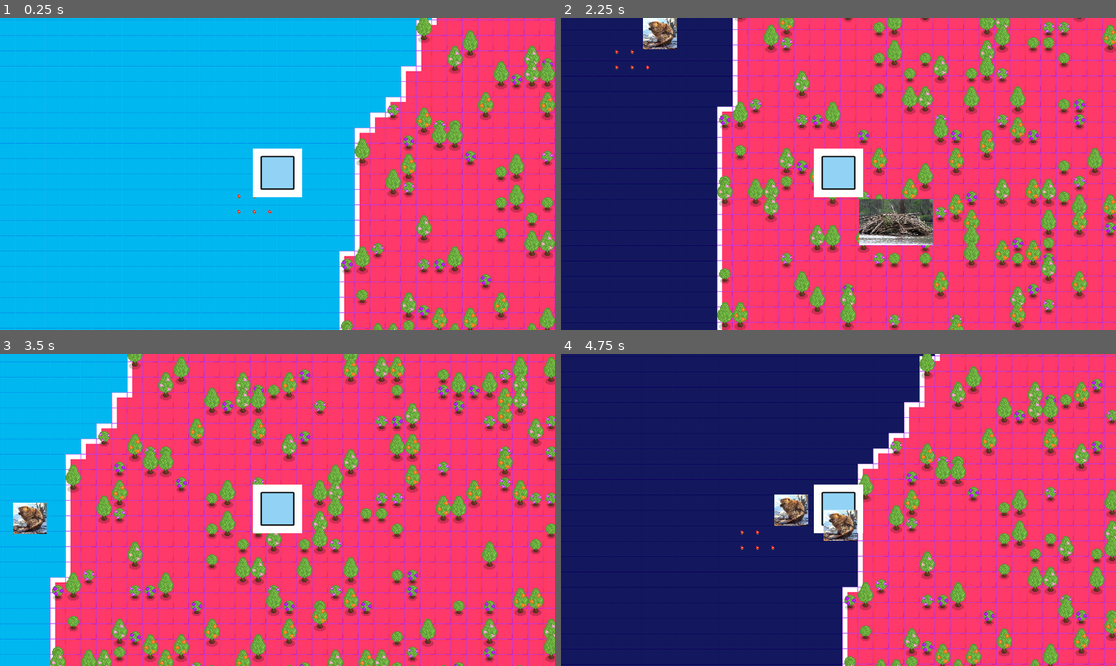
Above: before the commit, frames 1-4 (two rows, left to right).
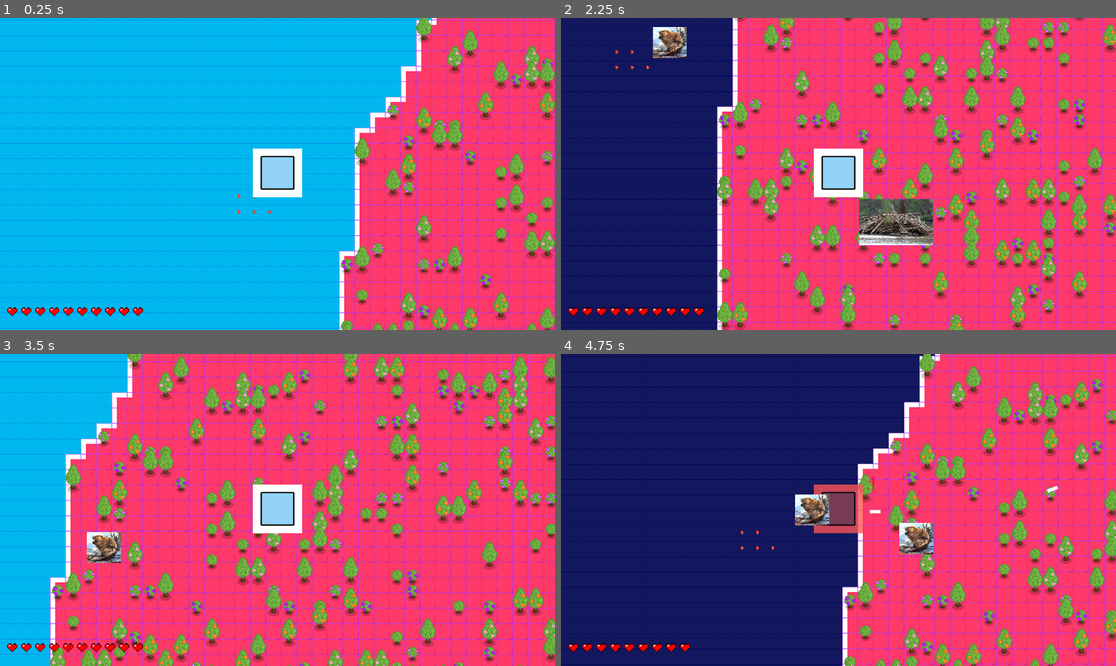
Above: after the commit, the same moments.

Repository: jharroff/CS3-CapstoneProject
Game: Godot game, scene res://Viewport/Main.tscn
Two runs of this game, one before a commit and one after it. Both use one fixed random seed, a clock stepped at 60 frames per second and the inputs below.
Inputs:
- Up to frame 1 (0.25 s): no input
- Up to frame 2 (2.25 s): hold D (move_right) 0.53-1.28 s; hold S (move_down) 1.28-2.03 s; hold D (move_right) from 2.03 s (still down)
- Up to frame 3 (3.5 s): release D (move_right) at 2.78 s; hold W (move_up) from 2.78 s (still down)
- Up to frame 4 (4.75 s): release W (move_up) at 3.53 s; hold A (move_left) from 3.53 s (still down)

The runs differ from the first frame. In frame 1, 0.4% of the frame differs, in the area x 1-26%, y 92-96%; in frame 2, 1.3%; in frame 3, 1.6%; in frame 4, 3.2%, in the area x 1-90%, y 39-96%.

Commit message:
Enemy attacks (#36)
* Created health hearts

* Created basic player damage and health bar

* Added basic ranged and melee attacks and attacks dictionary

* Begun to add multiple attack options

* Added weighted attacks

* Rotated projectile towards target

* Added projectile documentation

* Added damage taken indicator

* Added in basic default attacks

* Fixed heatlh change colors

* Fixed health bar

Removed the individual heart scene and rearranged the nodes into a new health bar scene and folder

* Removed projectile sprite

Temporarily removed the JSON link to the projectile sprite until an actual asset is created

Diff:
--- /dev/null
+++ b/Enemy/Attacks/RangedObject.tscn
@@ -0,0 +1,27 @@
+[gd_scene load_steps=3 format=3 uid="uid://fvx6bensmp67"]
+
+[ext_resource type="Script" path="res://Enemy/Attacks/ranged_object.gd" id="1_3dbaj"]
+
+[sub_resource type="RectangleShape2D" id="RectangleShape2D_6lyeq"]
+size = Vector2(50, 50)
+
+[node name="RangedObject" type="Area2D"]
+collision_layer = 16
+collision_mask = 2
+script = ExtResource("1_3dbaj")
+
+[node name="CollisionShape2D" type="CollisionShape2D" parent="."]
+shape = SubResource("RectangleShape2D_6lyeq")
+
+[node name="ColorRect" type="ColorRect" parent="."]
+offset_right = 22.0
+offset_bottom = 7.0
+
+[node name="TimeOut" type="Timer" parent="."]
+
+[node name="Sprite2D" type="Sprite2D" parent="."]
+visible = false
+
+[connection signal="area_entered" from="." to="." method="_on_area_entered"]
+[connection signal="body_entered" from="." to="." method="_on_body_entered"]
+[connection signal="timeout" from="TimeOut" to="." method="_on_time_out_timeout"]
--- /dev/null
+++ b/Enemy/Attacks/attacks.json
@@ -0,0 +1,37 @@
+{
+	"laser_eye":{
+		"type":"ranged",
+		"cooldown":1.5,
+		"speed":300,
+		"damage":1,
+		"lifetime":3,
+		"radius":200,
+		"projectileSprite":"",
+		"projectileSize":[25,15],
+		"durability":3
+	},
+	"claw":{
+		"type":"melee",
+		"cooldown":1,
+		"damage":1,
+		"radius":75
+	},
+	"claw_advanced":{
+		"type":"melee",
+		"cooldown":4,
+		"damage":5,
+		"radius":75
+	},
+	"bite":{
+		"type":"melee",
+		"cooldown":1,
+		"damage":2,
+		"radius":75
+	},
+		"basic_beaver":{
+		"type":"melee",
+		"cooldown":2,
+		"damage":1,
+		"radius":75
+	},
+}
--- /dev/null
+++ b/Enemy/Attacks/ranged_object.gd
@@ -0,0 +1,35 @@
+extends Area2D
+
+
+var _direction: Vector2 # Direction headed
+var _speed: float
+var _timeOut # Duration on screen before queue_free()
+var _damage
+var _target # position of target headed towards
+var _durability
+func _ready():
+	$TimeOut.wait_time=_timeOut # Sets and starts timeout timer
+	$TimeOut.start()
+
+	look_at(_target) # Rotates towards target
+
+func _physics_process(delta: float) -> void: # Moves towards target
+	position+=_direction*_speed*delta
+
+func _on_body_entered(body: Node2D) -> void: # If it hits the player cause damage and then disappear
+	global.player.damage(_damage)
+	_durability-=1
+	if _durability <=0:
+		queue_free()
+
+func generateProjectile(direction:  Vector2, playerPos: Vector2, speed: float, lifetime: float, texture: String, collisionSize: Vector2,damage: float, durability: float):
+	_direction = direction
+	_target = playerPos
+	_speed = speed
+	_timeOut = lifetime
+	$Sprite2D.texture=load(texture)
+	$CollisionShape2D.shape.size = collisionSize
+	_damage = damage
+	_durability = durability
+func _on_time_out_timeout() -> void:
+	queue_free()
--- a/Enemy/Enemy.gd
+++ b/Enemy/Enemy.gd
@@ -1,20 +1,28 @@
 extends CharacterBody2D
 
-var _enemyData = {}
-var _speed
-var _movementType
+var _enemyData = {} # All JSON data on the enemy types
+var _enemyType # The type of enemy
+var _speed # The speed at which the enemy moves
+var _movementType # The type of movment the enemy has
 var _target = Vector2(0, 0)
 var _startingHealth
 var _hybrid = false
 var _player
 
+# Loads in the enemy types #  ###NOTE FOR LATER: Move this when we implement JSON script
 var _resourceJSONPath = "res://Enemy/enemyTypes.json"
 var _resourceJSONText = FileAccess.get_file_as_string(_resourceJSONPath)
 var _resouceJSON = JSON.parse_string(_resourceJSONText)
 
+@onready var _raycast = $AttackRaycast # The raycast object uses to find the fasest path to the player
+@onready var _rangedObject = preload("res://Enemy/Attacks/RangedObject.tscn") # The ranged object scene
+var _queuedAttack # The next attack to be used
+var _nearPlayer = false # If the player is within the attack radius
+
 func _ready():
 	_enemyData = _resouceJSON
-	_update("beaver") #choose animal from json file
+	_update("penguin") #choose animal from json file
+	_loadNextAttack() # Loads in the first attack
 
 func _physics_process(delta):
 	#changes target and specifies hybrid
@@ -32,6 +40,9 @@
 	_speed = _enemyData[x]["speed"]
 	_movementType = _enemyData[x]["movement"]
 	_startingHealth = _enemyData[x]["health"]
+	_enemyType = _enemyData[x]
+
+
 
 func _on_area_2d_body_entered(body: Node2D) -> void:
 	if _hybrid:
@@ -39,3 +50,41 @@
 func _on_area_2d_body_exited(body: Node2D) -> void:
 	if _hybrid:
 		_movementType = "baseFocused"
+
+
+func _attack(_attackData): # The function to attack the player ###Base attacking could be built off of this later
+	$AttackCooldown.wait_time = _attackData["cooldown"] # Sets the cooldown timer
+	$AttackCooldown.start() # Starts the cooldown timer
+	_raycast.target_position = to_local(global.player.position) # Points the raycast towards the player
+	if _attackData["type"] == "ranged": # If a ranged attack set up and adopt a projectile instance
+		var projectile = _rangedObject.instantiate()
+		var _direction = (_raycast.target_position).normalized()
+		var _playerPosition = global.player.position
+		var _speed = _attackData["speed"]
+		var _lifetime = _attackData["lifetime"]
+		var _damage = _attackData["damage"]
+		var _texture = _attackData["projectileSprite"]
+		var _size = Vector2(_attackData["projectileSize"][0],_attackData["projectileSize"][1])
+		var _durability = _attackData["durability"]
+		projectile.generateProjectile(_direction,_playerPosition,_speed,_lifetime,_texture,_size,_damage,_durability)
+		add_child(projectile)
+	elif _attackData["type"] == "melee": # If a melee attack, cause the player a set amount of damage
+		global.player.damage(_attackData["damage"])
+	_loadNextAttack() # Preloads in the next attack
+
+func _loadNextAttack(): # Prepared the next attacks values
+	_queuedAttack = global.attackTypes[utils.randWeightedFromDict(_enemyType["attacks"])] # Randomly chooses a weigted attack
+	$AttackRadius/CollisionShape2D.shape.radius = _queuedAttack["radius"] # Sets the attack reach ranges
+
+func _on_attack_radius_body_entered(body: Node2D) -> void: # When the player enteres the attack area, cause an attack
+	_nearPlayer = true
+	if $AttackCooldown.is_stopped():
+		_attack(_queuedAttack)
+
+func _on_attack_radius_body_exited(body: Node2D) -> void: # If the player leaves the area, then set the _nearPlayer variable
+	_nearPlayer = false
+
+func _on_attack_cooldown_timeout() -> void: # When the attack has cooled down check to see if near player, and then attack again
+	if _nearPlayer:
+		_loadNextAttack()
+		_attack(_queuedAttack)
--- a/Enemy/Enemy.tscn
+++ b/Enemy/Enemy.tscn
@@ -9,6 +9,9 @@
 
 [sub_resource type="CircleShape2D" id="CircleShape2D_2iqhj"]
 radius = 1024.0
+
+[sub_resource type="CircleShape2D" id="CircleShape2D_is5s4"]
+radius = 76.2365
 
 [node name="enemyBody" type="CharacterBody2D"]
 collision_layer = 4
@@ -29,5 +32,19 @@
 [node name="CollisionShape2D" type="CollisionShape2D" parent="Area2D"]
 shape = SubResource("CircleShape2D_2iqhj")
 
+[node name="AttackCooldown" type="Timer" parent="."]
+
+[node name="AttackRaycast" type="RayCast2D" parent="."]
+
+[node name="AttackRadius" type="Area2D" parent="."]
+collision_layer = 16
+collision_mask = 2
+
+[node name="CollisionShape2D" type="CollisionShape2D" parent="AttackRadius"]
+shape = SubResource("CircleShape2D_is5s4")
+
 [connection signal="body_entered" from="Area2D" to="." method="_on_area_2d_body_entered"]
 [connection signal="body_exited" from="Area2D" to="." method="_on_area_2d_body_exited"]
+[connection signal="timeout" from="AttackCooldown" to="." method="_on_attack_cooldown_timeout"]
+[connection signal="body_entered" from="AttackRadius" to="." method="_on_attack_radius_body_entered"]
+[connection signal="body_exited" from="AttackRadius" to="." method="_on_attack_radius_body_exited"]
--- a/Enemy/enemyTypes.json
+++ b/Enemy/enemyTypes.json
@@ -4,7 +4,8 @@
 		"movement":"hybrid",
 		"health":90,
 		"speed":500,
-		"drops":"wood chips"
+		"drops":"wood chips",
+		"attacks":{"basic_beaver":1}
 	},
 
 	"polar_bear":{
@@ -12,7 +13,8 @@
 		"movement":"baseFocused",
 		"health":220,
 		"speed":60,
-		"drops":"beaver cola"
+		"drops":"beaver cola",
+		"attacks":{"claw":3,"claw_advanced":1}
 	},
 
 	"wolf": {
@@ -20,7 +22,8 @@
 		"movement":"playerFocused",
 		"health":4,
 		"speed":70,
-		"drops":"meat"
+		"drops":"meat",
+		"attacks":{"bite":2, "claw":1}
 	},
 
 	"penguin": {
@@ -28,6 +31,7 @@
 		"movement":"playerFocused",
 		"health":2,
 		"speed":150,
-		"drops":"fish"
+		"drops":"fish",
+		"attacks":{"laser_eye":1}
 	}
 }
--- /dev/null
+++ b/HealthBar/HeartsContainer.gd
@@ -0,0 +1,33 @@
+extends HBoxContainer
+
+var _FULL_HEART_TEXTURE = load("res://HealthBar/FullHeart.png")
+var _HALF_HEART_TEXTURE = load("res://HealthBar/HalfHeart.png")
+
+func _ready() -> void:
+	global.player.connect("healthChanged",_createHearts) #Whent the player's health is changed recreate the health bar
+	_createHearts() # Creates the inital player hearts
+
+func _createHearts():
+	var _inputHealth = global.player.getHealth() # The current player health
+
+	for child in get_children(): # Remove all current children
+		child.queue_free()
+
+	for heart in range(floori(_inputHealth/2)): # Create a new full heart for all health (divided by two) rounded down
+		var _currentHeart = _newHeart()
+		_currentHeart.texture = _FULL_HEART_TEXTURE
+		add_child(_currentHeart)
+
+	if _inputHealth % 2 >0: # For any left over health create a half a heart
+		var _currentHeart = _newHeart()
+		_currentHeart.texture = _HALF_HEART_TEXTURE
+		add_child(_currentHeart)
+
+
+
+func _newHeart(): # Create a return a TextureRect with all the correct parameters
+	var _heart = TextureRect.new()
+	_heart.expand_mode = TextureRect.EXPAND_FIT_HEIGHT_PROPORTIONAL
+	_heart.stretch_mode = TextureRect.STRETCH_KEEP_ASPECT
+	_heart.custom_minimum_size = Vector2(25,25)
+	return _heart
--- /dev/null
+++ b/HealthBar/health_bar.tscn
@@ -0,0 +1,12 @@
+[gd_scene load_steps=2 format=3 uid="uid://jfsf5anyefp"]
+
+[ext_resource type="Script" path="res://HealthBar/HeartsContainer.gd" id="1_kq8iy"]
+
+[node name="HealthBar" type="CanvasLayer"]
+
+[node name="HeartsContainer" type="HBoxContainer" parent="."]
+offset_left = 13.0
+offset_top = 598.0
+offset_right = 53.0
+offset_bottom = 638.0
+script = ExtResource("1_kq8iy")
--- a/Player/Player.gd
+++ b/Player/Player.gd
@@ -1,16 +1,21 @@
 extends CharacterBody2D
 
 signal chunkChanged
+signal healthChanged
+signal death
+
+@onready var _healthChangeScene = preload("res://Player/health_change.tscn") # The health change animation scene
 
 @export var speed = 400
 var screen_size
 var _chunk: Vector2i
 var _preChunk: Vector2i = Vector2i(0,0) #Keeps track of the previous chunk the player was in
-
+var _health
+@export var _STARTING_HEALTH = 20
 func _ready():
 	screen_size = get_viewport_rect().size
 	global.world.get_node("TileMaps").playerRenderNeighborChunks(getCurrentChunk())
-
+	_health= _STARTING_HEALTH
 func getCurrentChunk() -> Vector2i: #Returns the current chunk that the player is in
 	return global.world.get_node("TileMaps").getChunk(position)
 
@@ -34,7 +39,31 @@
 		_chunk = getCurrentChunk()
 		chunkChanged.emit()
 
+func damage(_damage:float): # Funciton to cause damage to player
+	_health-=_damage
+	healthChanged.emit()
+	if _health<=0:
+		death.emit()
+	_displayHealthChange(_damage*-1)
+	$DamageAnimation.play("Damage")
+func heal(_health:float): # Function to heal player
+	_health-=_health
+	_displayHealthChange(_health)
+	healthChanged.emit()
 
+func _displayHealthChange(_amount: float): # Creates a scene to display an animation of the health change near the player
+	var _healthChange = _healthChangeScene.instantiate()
+	add_child(_healthChange)
+	_healthChange.display(_amount,$HealthChangePoint.position)
+	$DamageAnimation.play("Heal")
+
+func getHealth() -> int:
+	return _health
 
 func _on_chunk_changed() -> void: #Run when the player enters a new chunk
 	global.world.get_node("TileMaps").playerRenderNeighborChunks(getCurrentChunk())
+
+
+func _on_death() -> void:
+	#self.queue_free()
+	pass
--- a/Player/Player.tscn
+++ b/Player/Player.tscn
@@ -1,10 +1,67 @@
-[gd_scene load_steps=4 format=3 uid="uid://chhadtxo8k0ks"]
+[gd_scene load_steps=9 format=3 uid="uid://chhadtxo8k0ks"]
 
 [ext_resource type="Script" path="res://Player/Player.gd" id="1_yvjui"]
 [ext_resource type="Texture2D" uid="uid://1yx5qdqunywd" path="res://Player/square.png" id="2_mrcb6"]
 
 [sub_resource type="RectangleShape2D" id="RectangleShape2D_0ro8j"]
 size = Vector2(224, 225.5)
+
+[sub_resource type="Animation" id="Animation_bfpha"]
+resource_name = "Damage"
+length = 0.5
+tracks/0/type = "value"
+tracks/0/imported = false
+tracks/0/enabled = true
+tracks/0/path = NodePath("Square:modulate")
+tracks/0/interp = 1
+tracks/0/loop_wrap = true
+tracks/0/keys = {
+"times": PackedFloat32Array(0, 0.2, 0.466667),
+"transitions": PackedFloat32Array(1, 1, 1),
+"update": 0,
+"values": [Color(1, 1, 1, 1), Color(1, 0, 0, 0.678431), Color(1, 1, 1, 1)]
+}
+
+[sub_resource type="Animation" id="Animation_wda2n"]
+resource_name = "Heal"
+length = 2.0
+tracks/0/type = "value"
+tracks/0/imported = false
+tracks/0/enabled = true
+tracks/0/path = NodePath("Square:modulate")
+tracks/0/interp = 1
+tracks/0/loop_wrap = true
+tracks/0/keys = {
+"times": PackedFloat32Array(0, 1.03333, 1.96667),
+"transitions": PackedFloat32Array(1, 1, 1),
+"update": 0,
+"values": [Color(1, 1, 1, 1), Color(1, 0.729412, 0, 0.709804), Color(1, 1, 1, 1)]
+}
+
+[sub_resource type="Animation" id="Animation_xyjpc"]
+length = 0.001
+tracks/0/type = "value"
+tracks/0/imported = false
+tracks/0/enabled = true
+tracks/0/path = NodePath("Square:modulate")
+tracks/0/interp = 1
+tracks/0/loop_wrap = true
+tracks/0/keys = {
+"times": PackedFloat32Array(0),
+"transitions": PackedFloat32Array(1),
+"update": 0,
+"values": [Color(1, 1, 1, 1)]
+}
+
+[sub_resource type="AnimationLibrary" id="AnimationLibrary_g0tv8"]
+_data = {
+"Damage": SubResource("Animation_bfpha"),
+"Heal": SubResource("Animation_wda2n"),
+"RESET": SubResource("Animation_xyjpc")
+}
+
+[sub_resource type="RectangleShape2D" id="RectangleShape2D_ltrlo"]
+size = Vector2(176.667, 168.333)
 
 [node name="Player" type="CharacterBody2D"]
 scale = Vector2(0.6, 0.6)
@@ -23,4 +80,23 @@
 
 [node name="playerCamera" type="Camera2D" parent="."]
 
+[node name="DamageAnimation" type="AnimationPlayer" parent="."]
+libraries = {
+"": SubResource("AnimationLibrary_g0tv8")
+}
+
+[node name="EnemyCollisionShape" type="Area2D" parent="."]
+collision_layer = 2
+collision_mask = 16
+
+[node name="CollisionShape2D" type="CollisionShape2D" parent="EnemyCollisionShape"]
+position = Vector2(1.66667, -2.5)
+shape = SubResource("RectangleShape2D_ltrlo")
+
+[node name="HealthChangePoint" type="Marker2D" parent="."]
+position = Vector2(98.3333, -98.3333)
+
 [connection signal="chunkChanged" from="." to="." method="_on_chunk_changed"]
+[connection signal="death" from="." to="." method="_on_death"]
+[connection signal="area_entered" from="EnemyCollisionShape" to="." method="_on_enemy_collision_shape_area_entered"]
+[connection signal="body_entered" from="EnemyCollisionShape" to="." method="_on_enemy_collision_shape_body_entered"]
--- /dev/null
+++ b/Player/health_change.gd
@@ -0,0 +1,13 @@
+extends Node2D
+
+func display(_healthAmount:float, _location: Vector2):
+	position = _location # The location to put this node
+	$Control/Amount.text = str(_healthAmount) # Sets the health displayed
+	if _healthAmount<0:
+		$Control/Amount.add_theme_color_override("font_color", "#FF0000")
+	else:
+		$Control/Amount.add_theme_color_override("font_color", "#00FF00")
+	$AnimationPlayer.play("Display") # Plays the animation
+
+func _on_animation_player_animation_finished(anim_name: StringName) -> void: # When the animation is done, delete the node
+	queue_free()
--- /dev/null
+++ b/Player/health_change.tscn
@@ -0,0 +1,89 @@
+[gd_scene load_steps=5 format=3 uid="uid://d2vgir25tslta"]
+
+[ext_resource type="Script" path="res://Player/health_change.gd" id="1_o587o"]
+
+[sub_resource type="Animation" id="Animation_wjw0n"]
+resource_name = "Display"
+tracks/0/type = "value"
+tracks/0/imported = false
+tracks/0/enabled = true
+tracks/0/path = NodePath("Control:modulate")
+tracks/0/interp = 1
+tracks/0/loop_wrap = true
+tracks/0/keys = {
+"times": PackedFloat32Array(0, 0.233333, 0.733333, 1),
+"transitions": PackedFloat32Array(1, 1, 1, 1),
+"update": 0,
+"values": [Color(1, 1, 1, 0), Color(1, 1, 1, 1), Color(1, 1, 1, 1), Color(1, 1, 1, 0)]
+}
+tracks/1/type = "value"
+tracks/1/imported = false
+tracks/1/enabled = true
+tracks/1/path = NodePath("Control:position")
+tracks/1/interp = 1
+tracks/1/loop_wrap = true
+tracks/1/keys = {
+"times": PackedFloat32Array(0, 1),
+"transitions": PackedFloat32Array(1, 1),
+"update": 0,
+"values": [Vector2(0, 0), Vector2(0, -40)]
+}
+
+[sub_resource type="Animation" id="Animation_ugsyn"]
+length = 0.001
+tracks/0/type = "value"
+tracks/0/imported = false
+tracks/0/enabled = true
+tracks/0/path = NodePath("Control:modulate")
+tracks/0/interp = 1
+tracks/0/loop_wrap = true
+tracks/0/keys = {
+"times": PackedFloat32Array(0),
+"transitions": PackedFloat32Array(1),
+"update": 0,
+"values": [Color(1, 1, 1, 0)]
+}
+tracks/1/type = "value"
+tracks/1/imported = false
+tracks/1/enabled = true
+tracks/1/path = NodePath("Control:position")
+tracks/1/interp = 1
+tracks/1/loop_wrap = true
+tracks/1/keys = {
+"times": PackedFloat32Array(0),
+"transitions": PackedFloat32Array(1),
+"update": 0,
+"values": [Vector2(0, 0)]
+}
+
+[sub_resource type="AnimationLibrary" id="AnimationLibrary_6m3be"]
+_data = {
+"Display": SubResource("Animation_wjw0n"),
+"RESET": SubResource("Animation_ugsyn")
+}
+
+[node name="HealthChange" type="Node2D"]
+script = ExtResource("1_o587o")
+
+[node name="AnimationPlayer" type="AnimationPlayer" parent="."]
+libraries = {
+"": SubResource("AnimationLibrary_6m3be")
+}
+
+[node name="Control" type="Control" parent="."]
+modulate = Color(1, 1, 1, 0)
+layout_mode = 3
+anchors_preset = 0
+offset_right = 40.0
+offset_bottom = 40.0
+
+[node name="Amount" type="Label" parent="Control"]
+layout_mode = 0
+offset_right = 40.0
+offset_bottom = 23.0
+theme_override_colors/font_color = Color(1, 0, 0, 1)
+theme_override_font_sizes/font_size = 35
+text = "-50
+"
+
+[connection signal="animation_finished" from="AnimationPlayer" to="." method="_on_animation_player_animation_finished"]
--- a/Viewport/Main.tscn
+++ b/Viewport/Main.tscn
@@ -1,7 +1,10 @@
-[gd_scene load_steps=2 format=3 uid="uid://dohb7sohljxyf"]
+[gd_scene load_steps=3 format=3 uid="uid://dohb7sohljxyf"]
 
 [ext_resource type="PackedScene" uid="uid://dbcpk0a8t4ern" path="res://World/world.tscn" id="1_n8kvi"]
+[ext_resource type="PackedScene" uid="uid://jfsf5anyefp" path="res://HealthBar/health_bar.tscn" id="2_kfkl4"]
 
 [node name="Main" type="Node2D"]
 
 [node name="World" parent="." instance=ExtResource("1_n8kvi")]
+
+[node name="HealthBar" parent="." instance=ExtResource("2_kfkl4")]
--- a/globals/globals.gd
+++ b/globals/globals.gd
@@ -8,3 +8,4 @@
 var worldPath = "/root/Main/World" # the world node path
 var WORLD_SEED = randi_range(0,5000)
 var basePosition = Vector2(500, 400) #would like to eventually have this set the position of the base in a world script
+var attackTypes = JSON.parse_string(FileAccess.get_file_as_string("res://Enemy/Attacks/attacks.json")) ### This needs moved when we implement the JSON script
--- a/globals/utils.gd
+++ b/globals/utils.gd
@@ -1 +1,8 @@
 extends Node
+
+func randWeightedFromDict(_dict: Dictionary): # Takes in a dictionary (formatted "key": weight) and returns a random key using the weighting provided
+	var _weightedList = []
+	for key in _dict.keys():
+		for i in range(int(_dict[key])):
+			_weightedList.append(key)
+	return _weightedList.pick_random()
--- a/project.godot
+++ b/project.godot
@@ -18,6 +18,7 @@
 [autoload]
 
 global="*res://globals/globals.gd"
+utils="*res://globals/utils.gd"
 
 [input]
 
@@ -47,3 +48,4 @@
 2d_physics/layer_2="Player"
 2d_physics/layer_3="Enemy"
 2d_physics/layer_4="World"
+2d_physics/layer_5="PlayerDamage"
Not shown: 1 places in Enemy/Enemy.tscn that only renumber resources
Binary file added: HealthBar/FullHeart.png
Not shown, added: HealthBar/FullHeart.png.import
Binary file added: HealthBar/HalfHeart.png
Not shown, added: HealthBar/HalfHeart.png.import
Not shown, added: Enemy/Ene18C6.tmp
Not shown, added: Enemy/Ene657.tmp
Not shown, added: Viewport/Mai174E.tmp
Not shown, added: Viewport/Mai96DA.tmp
Not shown, added: Viewport/MaiAE89.tmp
